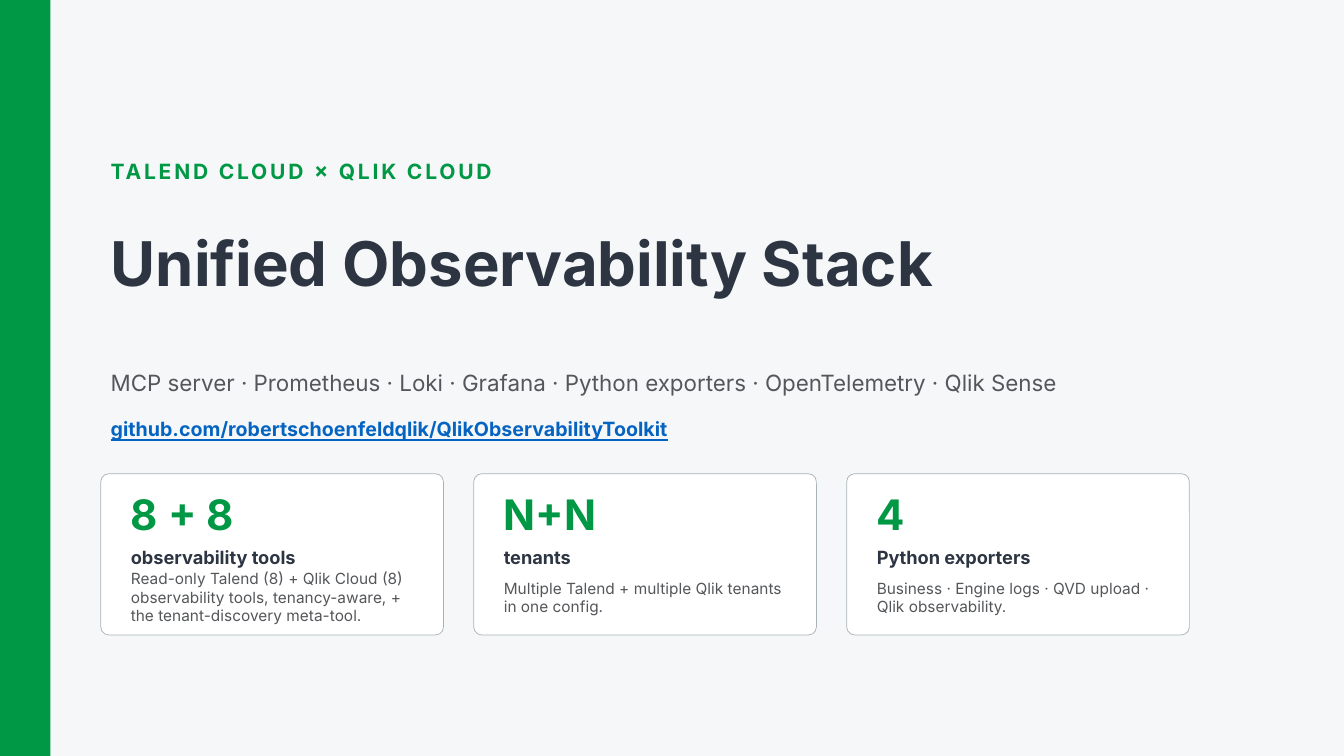
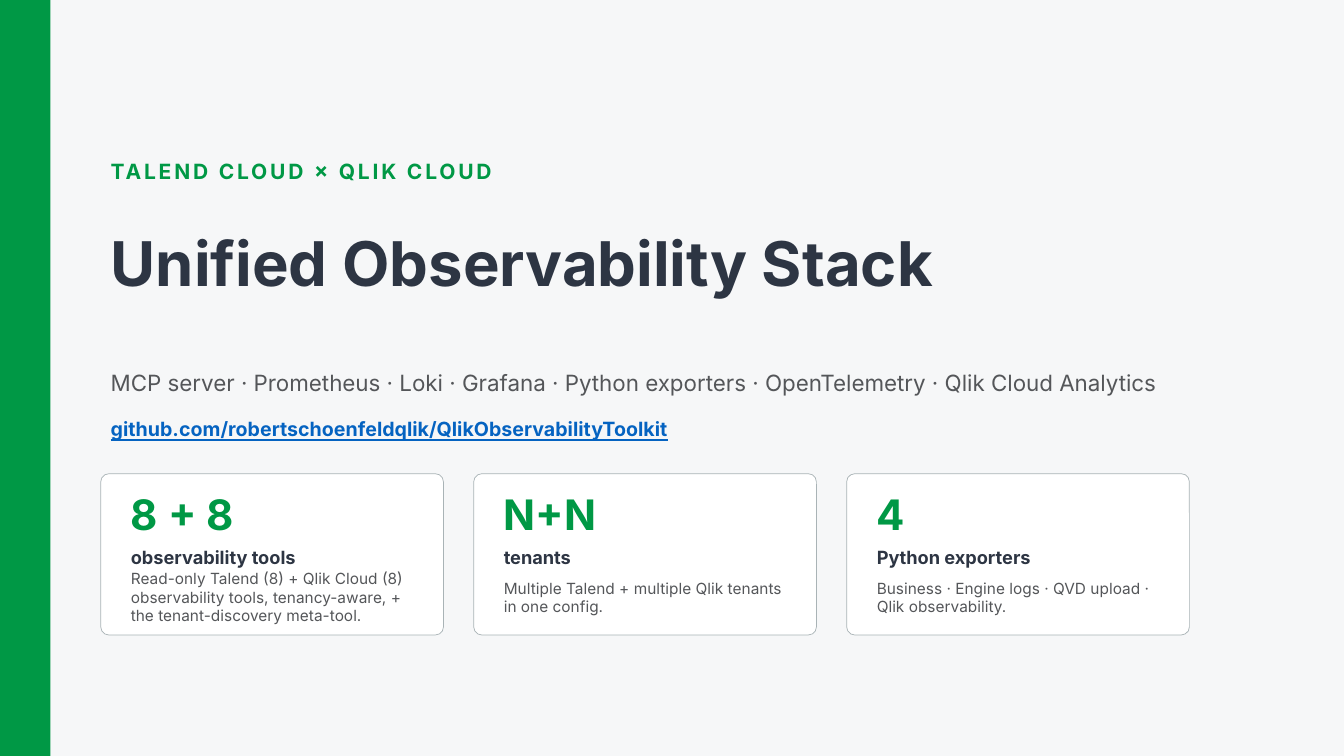
Before and after one commit to robertschoenfeldqlik/QlikObservabilityToolkit, a slide deck: slide 1 of Qlik-Observability-Toolkit-Architecture.pptx. Drawn at 1344x756 pixels with LibreOffice and Linux fonts; fonts in the diff are those of the drawing. Boxes give left, top, right and bottom in pixels: in the first picture for what was removed or moved away, otherwise in the second. Text is boxed around its words. In the diff, an @@ line names an element or a change of style, - is before the commit and + after.

```diff
--- a/Qlik-Observability-Toolkit-Architecture.pptx
+++ b/Qlik-Observability-Toolkit-Architecture.pptx
@@ text at (111, 374, 1156, 396): text changed @@
-MCP server · Prometheus · Loki · Grafana · Python exporters · OpenTelemetry · Qlik Sense
+MCP server · Prometheus · Loki · Grafana · Python exporters · OpenTelemetry · Qlik Cloud Analytics
```
Also in this commit, not shown: 1 other slide changed, 10 other files.
